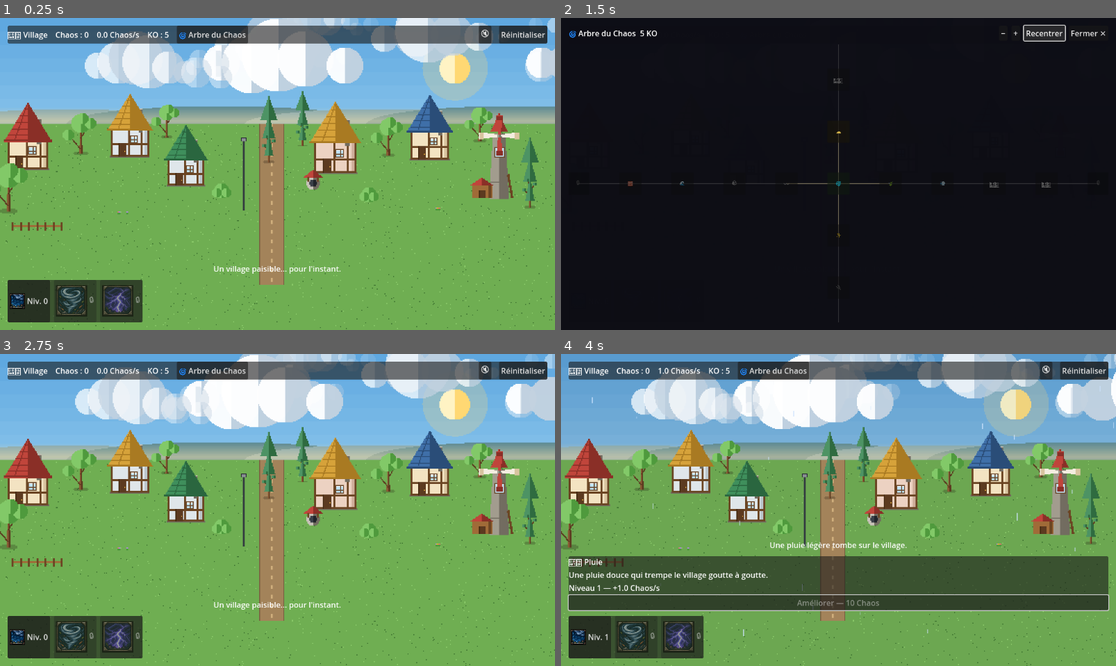
Above: before the commit, frames 1-4 (two rows, left to right).
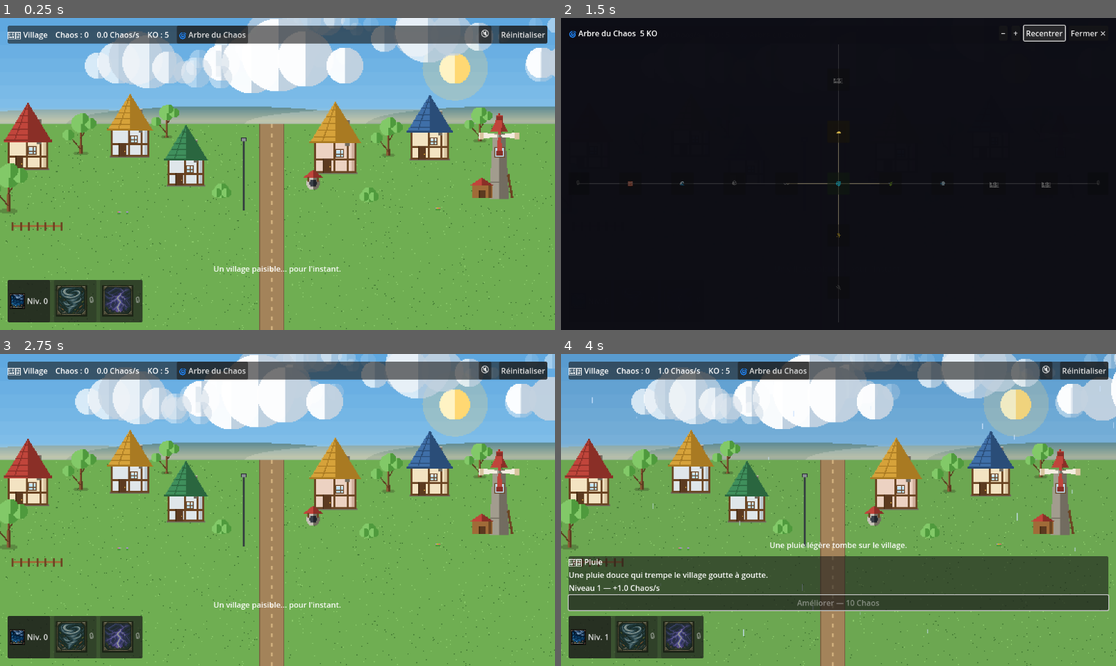
Above: after the commit, the same moments.

Repository: juanrobin09-stack/incrementale-godot
Game: Godot game, scene res://scenes/main.tscn
Same seed, same stepped clock (60 frames per second), same inputs: the game is played once before the commit and once after it.
Inputs:
- Up to frame 1 (0.25 s): no input
- Up to frame 2 (1.5 s): click "🌀 Arbre du Chaos" at 0.5 s; click "🔇" at 1.25 s
- Up to frame 3 (2.75 s): click "Réinitialiser" at 2 s
- Up to frame 4 (4 s): click "Niv. 0" at 2.75 s; click "Activer — Gratuit" at 3.5 s

The runs differ from the first frame. In frame 1, 1.5% of the frame differs, in the area x 46-98%, y 23-100%; in frame 2, less than 0.1%; in frame 3, 1.5%; in frame 4, 1.5%.

Commit message:
Retire les sapins, route allongée jusqu'en bas de l'écran
Le feuillage à 3 étages des sapins ne donnait toujours pas un rendu
satisfaisant en plein vent malgré plusieurs itérations — sur demande,
retirés de la scène (seuls les 5 arbres ronds restent). Le type "pine"
reste dans tree_sprite.gd, juste plus instancié.

La route allait jusqu'à 78% de la hauteur du sol ; elle va maintenant
jusqu'en bas de l'écran.

Co-Authored-By: Claude Sonnet 5 <noreply@anthropic.com>
Claude-Session: https://claude.ai/code/session_016yAC6ssaf6BSe8MTXBU3RM

Diff:
--- a/scripts/world/background_layer.gd
+++ b/scripts/world/background_layer.gd
@@ -205,7 +205,7 @@
 		px_rect(d["x"], ground_top + d["y"], 1, 1, shadow if d["dark"] else light)
 
 func _draw_road() -> void:
-	var h: float = ground_h * 0.78
+	var h: float = ground_h
 	px_rect(road_x - road_w / 2.0, ground_top, road_w, h, Palette.c("dirt"))
 	px_rect(road_x - road_w / 2.0, ground_top, 1, h, Palette.c("dirtDark"))
 	px_rect(road_x + road_w / 2.0 - 1, ground_top, 1, h, Palette.c("dirtDark"))
--- a/scripts/world/world_scene.gd
+++ b/scripts/world/world_scene.gd
@@ -95,12 +95,9 @@
 	var defs := [
 		{"fx": 0.145, "fy": 0.14, "type": "round", "width": u * 0.11, "height": u * 0.30, "flex": 1.1},
 		{"fx": 0.30, "fy": 0.06, "type": "round", "width": u * 0.09, "height": u * 0.24, "flex": 1.2},
-		{"fx": 0.485, "fy": 0.18, "type": "pine", "width": u * 0.081, "height": u * 0.34, "flex": 1.0},
-		{"fx": 0.545, "fy": 0.10, "type": "pine", "width": u * 0.070, "height": u * 0.28, "flex": 1.0},
 		{"fx": 0.70, "fy": 0.15, "type": "round", "width": u * 0.105, "height": u * 0.28, "flex": 1.0},
 		{"fx": 0.865, "fy": 0.08, "type": "round", "width": u * 0.095, "height": u * 0.25, "flex": 1.15},
 		{"fx": 0.015, "fy": 0.42, "type": "round", "width": u * 0.135, "height": u * 0.35, "flex": 0.9},
-		{"fx": 0.955, "fy": 0.40, "type": "pine", "width": u * 0.086, "height": u * 0.36, "flex": 1.0},
 	]
 	for i in range(defs.size()):
 		var d = defs[i]
Not shown, changed: README.md
